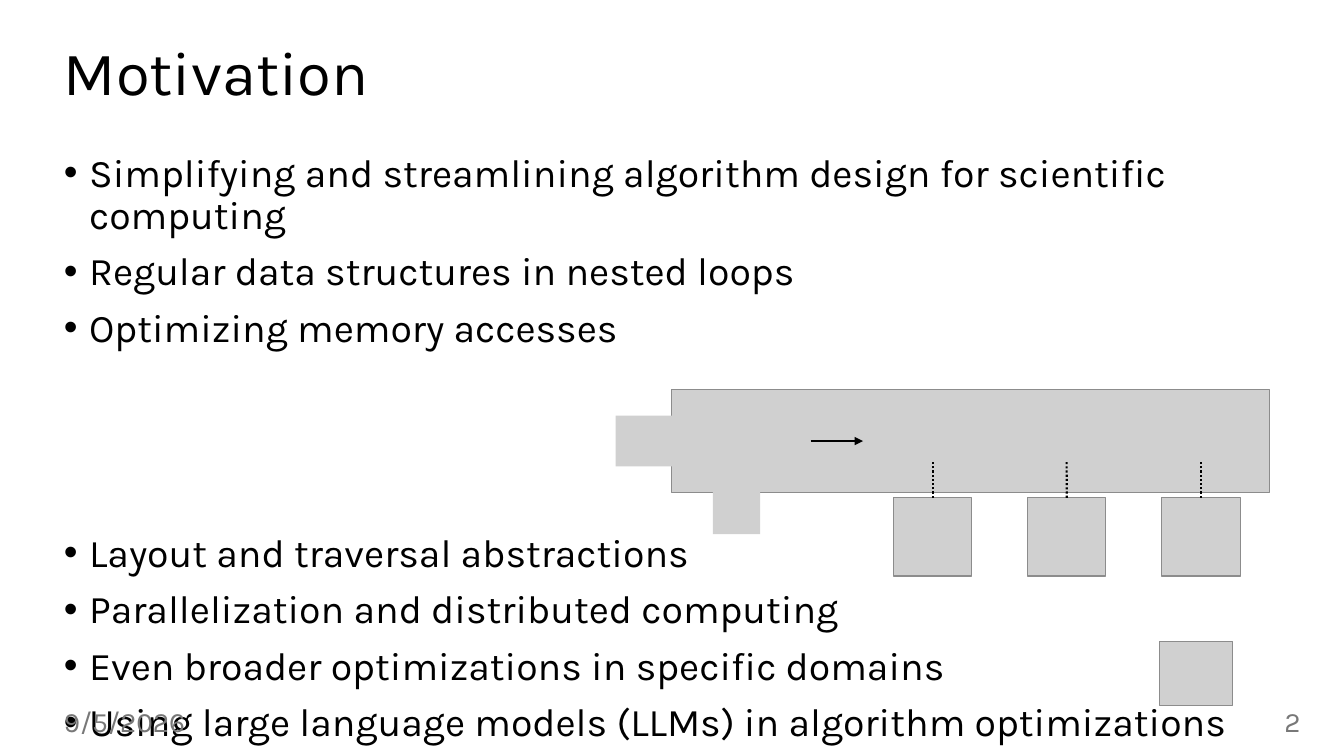
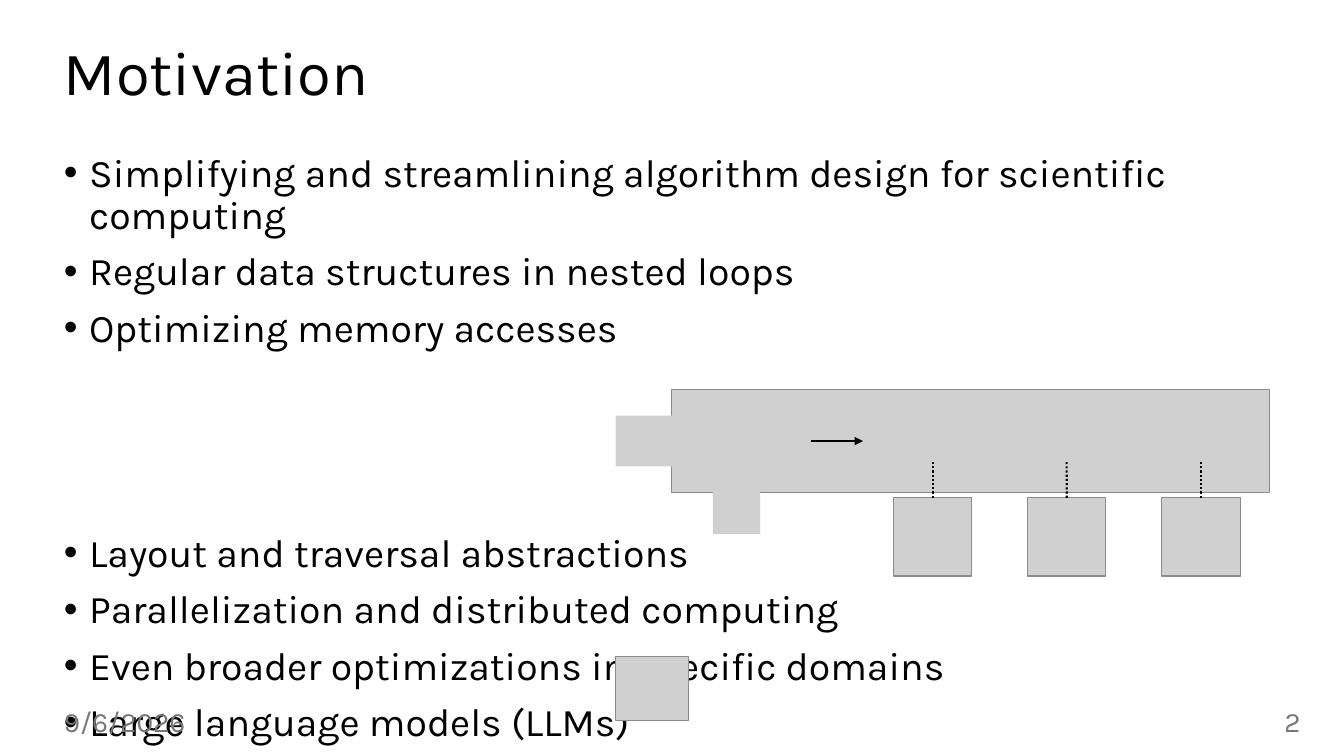
Before and after one commit to jiriklepl/phd-thesis, a slide deck: slide 2 of slides/Optimizing Memory Layouts and Traversal Orders in High-Performance Computing.pptx. Drawn at 1344x756 pixels with LibreOffice and Linux fonts; fonts in the diff are those of the drawing; grey boxes stand for pictures; background and template pictures are left out. Boxes give left, top, right and bottom in pixels: in the first picture for what was removed or moved away, otherwise in the second. Text is boxed around its words. In the diff, an @@ line names an element or a change of style, - is before the commit and + after.

Commit message:
little changes

```diff
--- a/slides/Optimizing Memory Layouts and Traversal Orders in High-Performance Computing.pptx
+++ b/slides/Optimizing Memory Layouts and Traversal Orders in High-Performance Computing.pptx
@@ picture: place and size @@
-picture at box(1159, 641, 1233, 706)
+picture at box(616, 656, 690, 721)
@@ text at box(64, 711, 186, 739): text changed @@
-9/5/2026
+9/6/2026
@@ text at box(89, 701, 629, 746): text changed @@
-• Using large language models (LLMs) in algorithm optimizations
+• Large language models (LLMs)
```
Also in this commit, not shown: 45 other slides changed.
